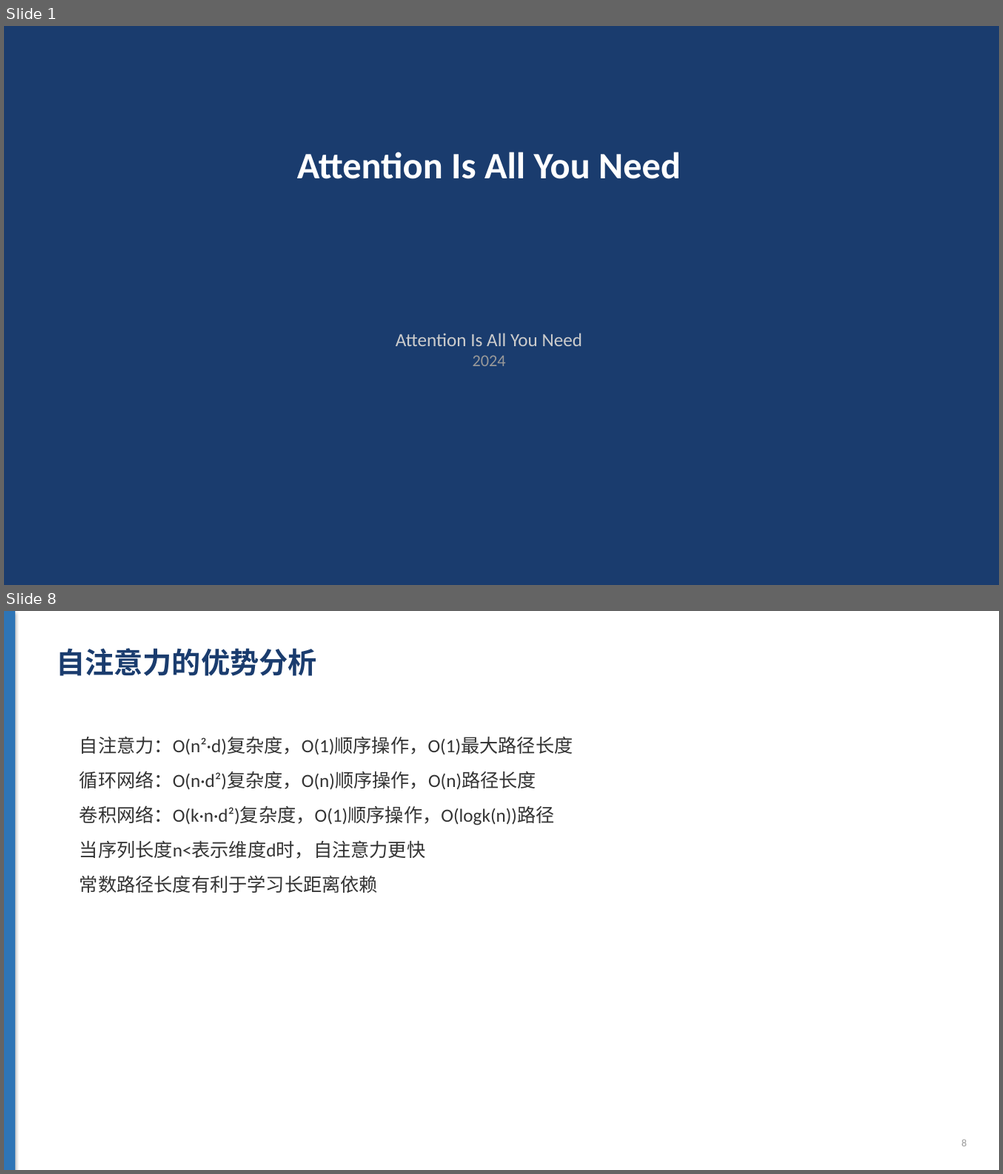
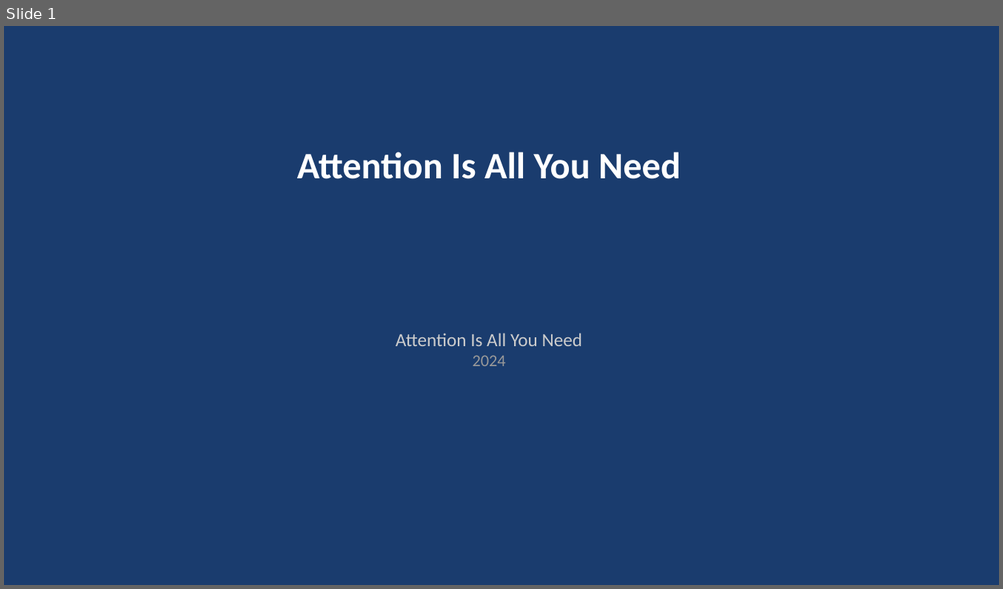
Before and after one commit to bcefghj/scholarflow, a slide deck: examples/attention_is_all_you_need/slides.pptx. Shown one above the other, each under a label of ours: slides 1 and 8 before the commit, slide 1 after it; the slides between them are not shown. The pictures are 1003x1174 and 1003x589 pixels, drawn with LibreOffice and Linux fonts; fonts in the diff are those of the drawing. Boxes give left, top, right and bottom in pixels: in the first picture for what was removed or moved away, otherwise in the second. Text is boxed around its words. In the diff, an @@ line names an element or a change of style, - is before the commit and + after.

```diff
--- a/examples/attention_is_all_you_need/slides.pptx
+++ b/examples/attention_is_all_you_need/slides.pptx
@@ slide 8 removed at (x1=4, y1=611, x2=999, y2=1170), background #FFFFFF @@
@@ rectangle removed at (x1=4, y1=611, x2=15, y2=1170) @@
@@ text removed at (x1=56, y1=648, x2=316, y2=676) @@
-自注意力的优势分析
@@ text removed at (x1=79, y1=736, x2=573, y2=893) @@
-自注意力：O(n²·d)复杂度，O(1)顺序操作，O(1)最大路径长度
-循环网络：O(n·d²)复杂度，O(n)顺序操作，O(n)路径长度
-卷积网络：O(k·n·d²)复杂度，O(1)顺序操作，O(logk(n))路径
-当序列长度n<表示维度d时，自注意力更快
-常数路径长度有利于学习长距离依赖
@@ text removed at (x1=961, y1=1139, x2=966, y2=1147) @@
-8
```
Also in this commit, not shown: 8 slides changed, 5 slides added, 3 other slides removed, 39 other files.
